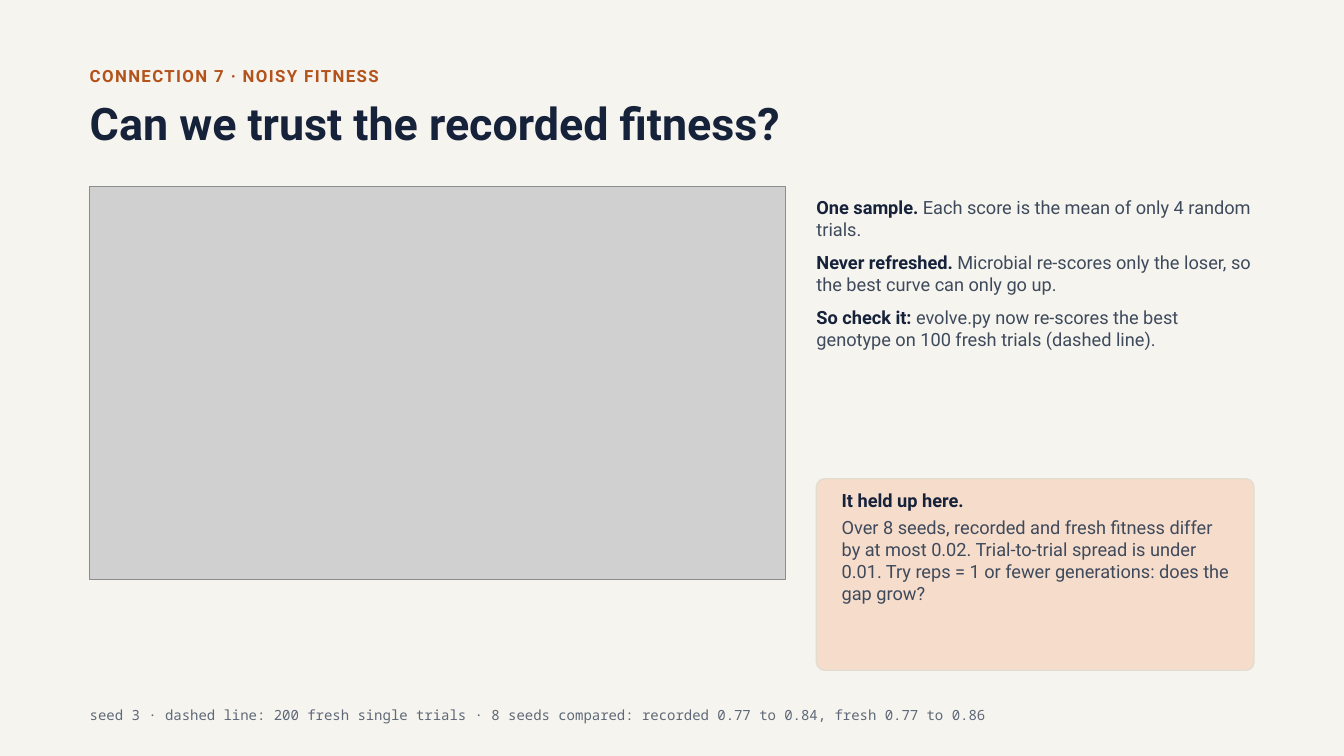
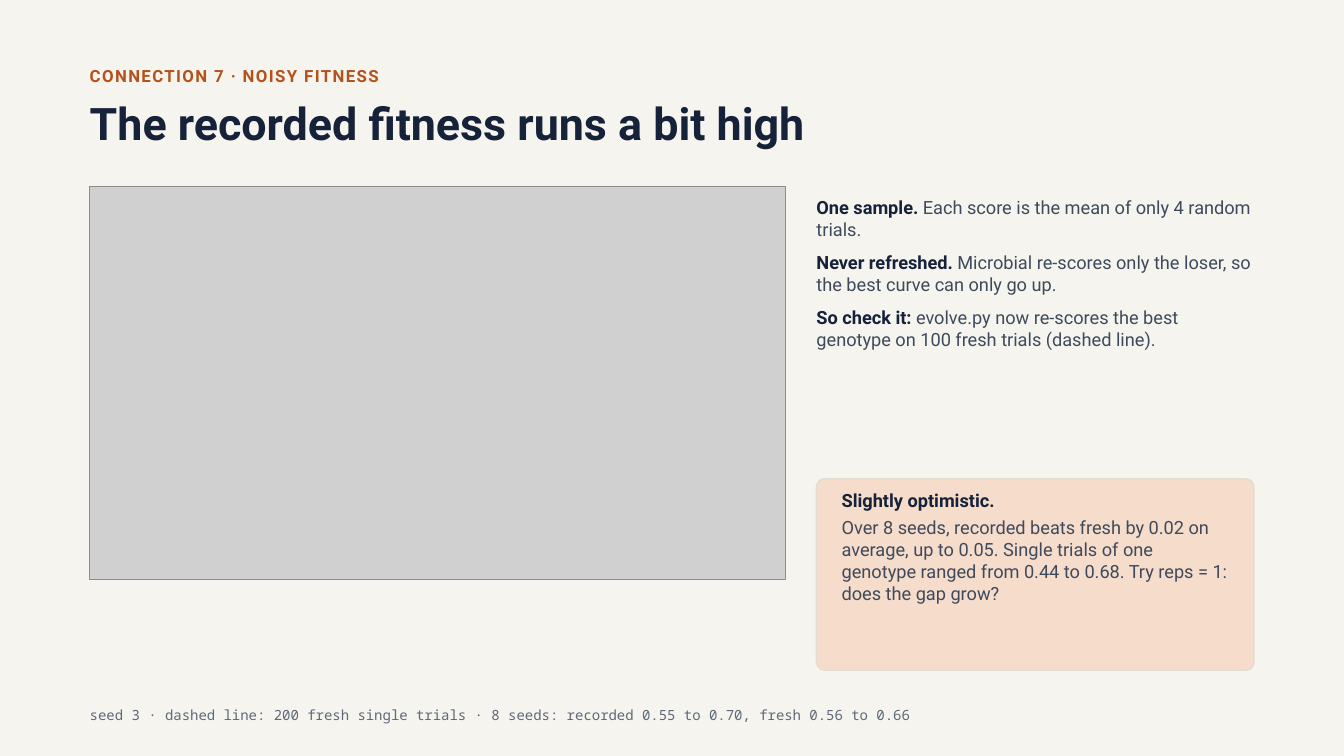
Before and after one commit to edizquierdo/ECE497_Fall2026, a slide deck: slide 14 of PythonBasics/Unit4/L4 Demos.pptx. Drawn at 1344x756 pixels with LibreOffice and Linux fonts; fonts in the diff are those of the drawing; grey boxes stand for pictures. Boxes give left, top, right and bottom in pixels: in the first picture for what was removed or moved away, otherwise in the second. Text is boxed around its words. In the diff, an @@ line names an element or a change of style, - is before the commit and + after.

```diff
--- a/PythonBasics/Unit4/L4 Demos.pptx
+++ b/PythonBasics/Unit4/L4 Demos.pptx
@@ text at box(90, 106, 805, 150): text changed @@
-Can we trust the recorded fitness?
+The recorded fitness runs a bit high
@@ text at box(842, 493, 1228, 604): text changed @@
-It held up here.
-Over 8 seeds, recorded and fresh fitness differ by at most 0.02. Trial-to-trial spread is under 0.01. Try reps = 1 or fewer generations: does the gap grow?
+Slightly optimistic.
+Over 8 seeds, recorded beats fresh by 0.02 on average, up to 0.05. Single trials of one genotype ranged from 0.44 to 0.68. Try reps = 1: does the gap grow?
@@ text at box(90, 709, 909, 724): text changed @@
-seed 3 · dashed line: 200 fresh single trials · 8 seeds compared: recorded 0.77 to 0.84, fresh 0.77 to 0.86
+seed 3 · dashed line: 200 fresh single trials · 8 seeds: recorded 0.55 to 0.70, fresh 0.56 to 0.66
```
Also in this commit, not shown: 8 other slides changed, 5 other files.
